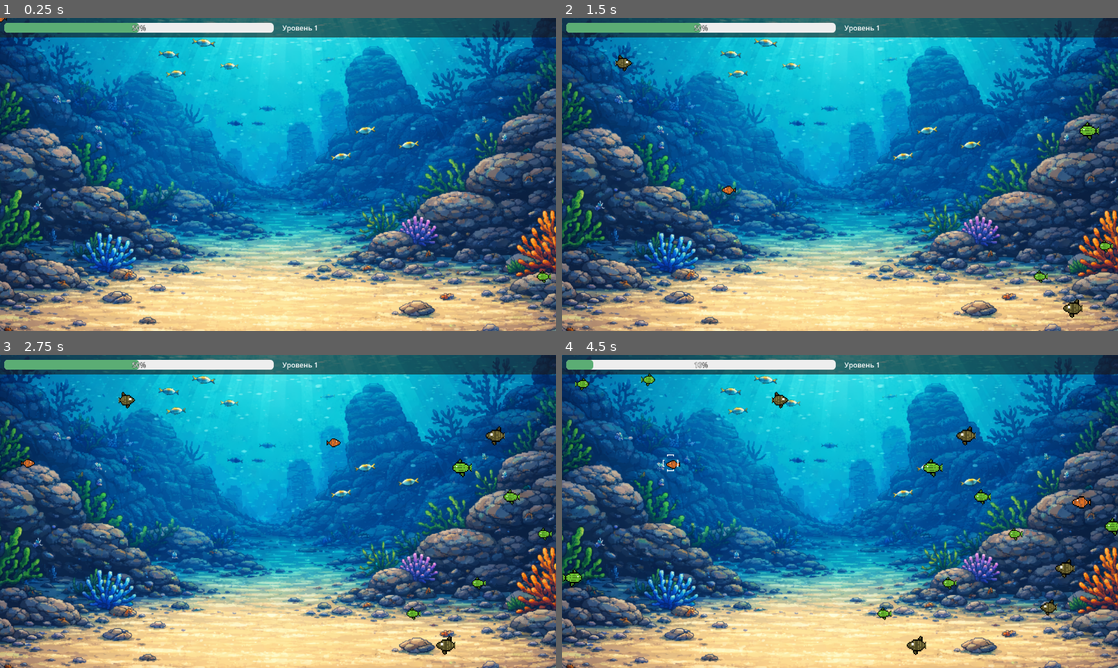
Above: before the commit, frames 1-4 (two rows, left to right).
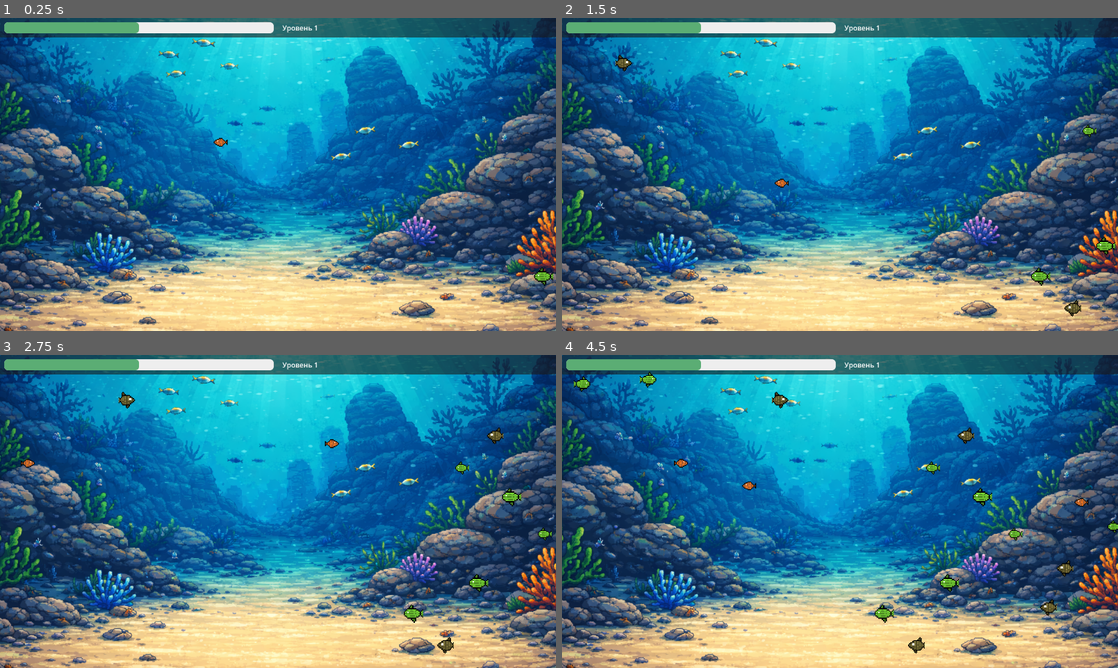
Above: after the commit, the same moments.

Repository: kotofeyy/BecomeBigFish-game
Game: Godot game, scene res://scenes/main.tscn
The game is run twice, just before and just after one commit, with the same random seed, the same clock (stepped at 60 frames per second) and the same inputs.
Inputs (mouse positions are in pixels of both pictures, inside the frame that each line leads up to):
- Up to frame 1 (0.25 s): no input
- Up to frame 2 (1.5 s): move the mouse to (962, 158) at 0.52 s; move the mouse to (728, 190) at 1.27 s
- Up to frame 3 (2.75 s): move the mouse to (333, 442) at 2.02 s
- Up to frame 4 (4.5 s): move the mouse to (812, 574) at 2.77 s; move the mouse to (1006, 558) at 3.52 s; move the mouse to (673, 464) at 4.27 s

The runs differ from the first frame. In frame 1, 0.4% of the frame differs, in the area x 0-100%, y 0-86%; in frame 2, 0.7%; in frame 3, 0.8%; in frame 4, 2.0%, in the area x 0-100%, y 1-96%.

Commit message:
3 новых размера. 3 новых рыбы. Автолепелинг

Diff:
--- a/code/main.gd
+++ b/code/main.gd
@@ -1,6 +1,7 @@
 extends Control
 
 @onready var player: Sprite2D = $Player
+@onready var fishes: Node2D = $Fishes
 @onready var audio_eat: AudioStreamPlayer = $AudioEat
 @onready var audio_level_up: AudioStreamPlayer = $AudioLevelUp
 @onready var cpu_particles_2d: CPUParticles2D = $CPUParticles2D
@@ -17,36 +18,61 @@
 var level = 1
 
 func _ready() -> void:
+	start_game()
+
+
+func start_game() -> void:
+	score = 0
+	level = 1
+
 	chage_texture(level - 1)
-	level_label.text = "Уровень " + str(level)
 	progress_bar.max_value = level * 10
 	player_scale = Util.size_to_scale[level - 1]
 	player.scale = player_scale
+	clear_fishes()
+	spawn_fishes()
+	level_label.text = "Уровень " + str(level)
+
+
+func clear_fishes() -> void:
+	var children = fishes.get_children()
+	for fish in children:
+		fish.queue_free()
+
+
+func spawn_fishes() -> void:
 	for i in 15:
 		var fish: Fish = fish_preload.instantiate()
-		add_child(fish)
+		fish.level = level
+		fishes.add_child(fish)
 		await get_tree().create_timer(0.3).timeout
 
+
+func fish_level_update() -> void:
+	var children = fishes.get_children()
+	print("player level - ", level)
+	for fish: Fish in children:
+		fish.level = level
+		fish.reset_spawn()
 
 
 func _process(delta: float) -> void:
 	if progress_bar.ratio == 1.0:
-
 		progress_bar.value = 0
-		level += 1
-		cpu_particles_2d.restart()
-		if level < 5:
-			player_scale = Util.size_to_scale[level - 1]
-			player.scale = player_scale
-		chage_texture(level - 1)
-		audio_level_up.play()
+		level_up()
+		clear_fishes()
+		spawn_fishes()
+		#fish_level_update()
 		progress_bar.min_value = score
 		progress_bar.max_value = level * 10
-		level_label.text = "Уровень " + str(level)
+	var weight = 0.1
+	player.global_position = player.global_position.lerp(get_global_mouse_position(), weight)
+
 
 
 func _unhandled_input(event: InputEvent) -> void:
-	player.global_position = get_global_mouse_position()
+	# добавил немного вязкозти, для ощущения под водой
+
 	var mouse_velocity = Input.get_last_mouse_velocity()
 
 	if mouse_velocity.x > 0:
@@ -65,7 +91,7 @@
 
 func _on_area_2d_area_entered(area: Area2D) -> void:
 	var parent = area.get_parent()
-	if level - 1 >= parent.level:
+	if player_scale >= parent.fish_scale:
 		on_eat_fish(parent.position)
 		parent.reset_spawn()
 
@@ -81,3 +107,15 @@
 	var y = (index / 3) * tile_size
 
 	player.region_rect = Rect2(x, y, tile_size, tile_size)
+
+
+func level_up() -> void:
+	level += 1
+	cpu_particles_2d.restart()
+	if level < 9:
+		player_scale = Util.size_to_scale[level - 1]
+		player.scale = player_scale
+	if level < 10:
+		chage_texture(level - 1)
+	audio_level_up.play()
+	level_label.text = "Уровень " + str(level)
--- a/code/util.gd
+++ b/code/util.gd
@@ -7,7 +7,10 @@
 	MEDIUM,
 	LARGE,
 	EXTRA_LARGE,
-	DOUBLE_LARGE
+	DOUBLE_LARGE,
+	HUGE,
+	GIANT,
+	COLOSSAL
 	}
 
 const size_to_scale = {
@@ -17,4 +20,7 @@
 	Size.LARGE : Vector2(3.2, 3.2),
 	Size.EXTRA_LARGE : Vector2(3.6, 3.6),
 	Size.DOUBLE_LARGE : Vector2(4.0, 4.0),
+	Size.HUGE: Vector2(4.4, 4.4),
+	Size.GIANT: Vector2(4.8, 4.8),
+	Size.COLOSSAL: Vector2(5.2, 5.2)
 }
--- a/scenes/fish.gd
+++ b/scenes/fish.gd
@@ -11,10 +11,18 @@
 var size_screen
 var fish_scale
 var level = 1
+var fish_level = 1
 var level_to_scale = {
 	1: [Util.Size.EXTRA_SMALL, Util.Size.SMALL, Util.Size.MEDIUM],
-	2: [Util.Size.LARGE, Util.Size.EXTRA_LARGE, Util.Size.DOUBLE_LARGE]
+	2: [Util.Size.LARGE, Util.Size.EXTRA_LARGE, Util.Size.DOUBLE_LARGE],
+	3: [Util.Size.HUGE, Util.Size.GIANT, Util.Size.COLOSSAL]
 }
+var level_to_texture = {
+	1: [0, 1 ,2],
+	2: [3, 4, 5],
+	3: [6, 7, 8]
+}
+
 
 func _ready() -> void:
 	size_screen = get_window().get_visible_rect().size
@@ -36,26 +44,32 @@
 		move_to_right(delta)
 
 
+
 func _on_visible_on_screen_enabler_2d_screen_exited() -> void:
 	reset_spawn()
 
 
 func reset_spawn() -> void:
+	if level > 3:
+		fish_level = 2
+	if level > 6:
+		fish_level = 3
 	direction = ["left", "right"].pick_random()
-
+	print("level - ", level)
+	print("fish level - ", fish_level)
 	if direction == "left":
-		chage_texture([0, 1, 2].pick_random())
+		chage_texture(level_to_texture[fish_level].pick_random())
 		position.x = 0
-		level = randi_range(0, 2)
-		fish_scale = Util.size_to_scale[level_to_scale[1][level]]
+		#level = randi_range(0, 2)
+		fish_scale = Util.size_to_scale[level_to_scale[fish_level].pick_random()]
 		scale = fish_scale
 		flip_h = true
 		global_position.y = randi_range(45, size_screen.y - 32)
 	if direction == "right":
-		chage_texture([0, 1, 2].pick_random())
+		chage_texture(level_to_texture[fish_level].pick_random())
 		global_position.x = size_screen.x
-		level = randi_range(0, 2)
-		fish_scale = Util.size_to_scale[level_to_scale[1][level]]
+		#level = randi_range(0, 2)
+		fish_scale = Util.size_to_scale[level_to_scale[fish_level].pick_random()]
 		scale = fish_scale
 		flip_h = false
 		global_position.y = randi_range(45, size_screen.y - 32)
--- a/scenes/main.tscn
+++ b/scenes/main.tscn
@@ -131,6 +131,7 @@
 theme_override_constants/separation = 20
 
 [node name="ProgressBar" type="ProgressBar" parent="CanvasLayer/Panel/MarginContainer/VBoxContainer" unique_id=354665567]
+custom_minimum_size = Vector2(0, 25)
 layout_mode = 2
 size_flags_horizontal = 3
 size_flags_vertical = 4
@@ -142,6 +143,7 @@
 max_value = 10.0
 step = 1.0
 value = 5.0
+show_percentage = false
 
 [node name="LevelLabel" type="Label" parent="CanvasLayer/Panel/MarginContainer/VBoxContainer" unique_id=905797926]
 layout_mode = 2
@@ -183,4 +185,6 @@
 hue_variation_min = 1.0
 hue_variation_max = 1.0
 
+[node name="Fishes" type="Node2D" parent="." unique_id=1673434488]
+
 [connection signal="area_entered" from="Player/Area2D" to="." method="_on_area_2d_area_entered"]
Binary file changed: sprites/FishSheet.png
